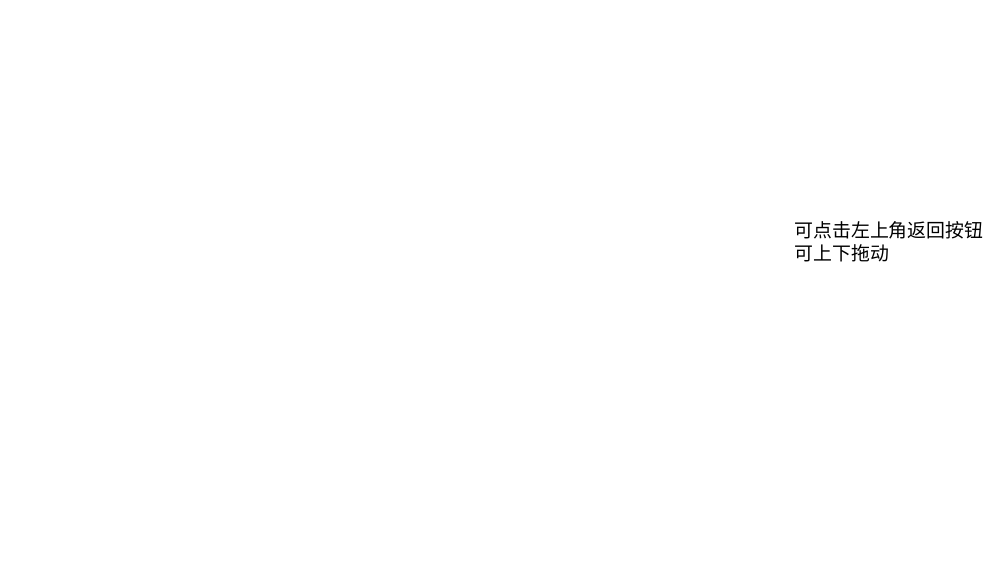
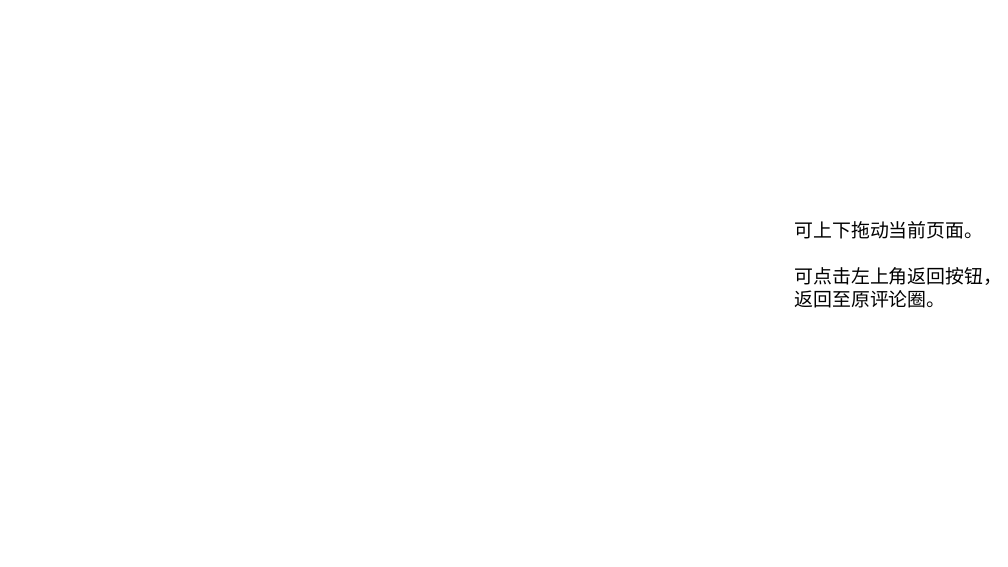
Before and after one commit to 7EEL/FUTU_PRD_and_Guide, a slide deck: slide 2 of Axure_conversation_captures.pptx. Drawn at 1008x567 pixels with LibreOffice and Linux fonts; fonts in the diff are those of the drawing; background and template pictures are left out. Boxes give left, top, right and bottom in pixels: in the first picture for what was removed or moved away, otherwise in the second. Text is boxed around its words. In the diff, an @@ line names an element or a change of style, - is before the commit and + after.

```diff
--- a/Axure_conversation_captures.pptx
+++ b/Axure_conversation_captures.pptx
@@ text at (794, 221, 1002, 308): text changed @@
-可点击左上角返回按钮
-可上下拖动
+可上下拖动当前页面。
+可点击左上角返回按钮，
+返回至原评论圈。
```
Also in this commit, not shown: 1 other slide changed, 3 other files.
